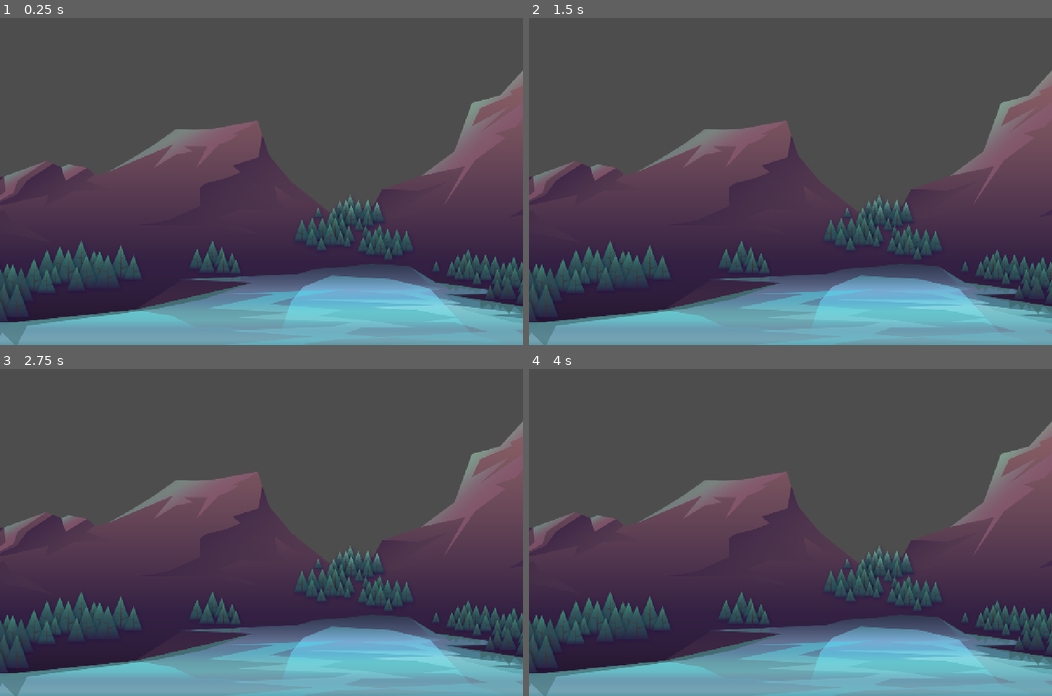
Above: before the commit, frames 1-4 (two rows, left to right).
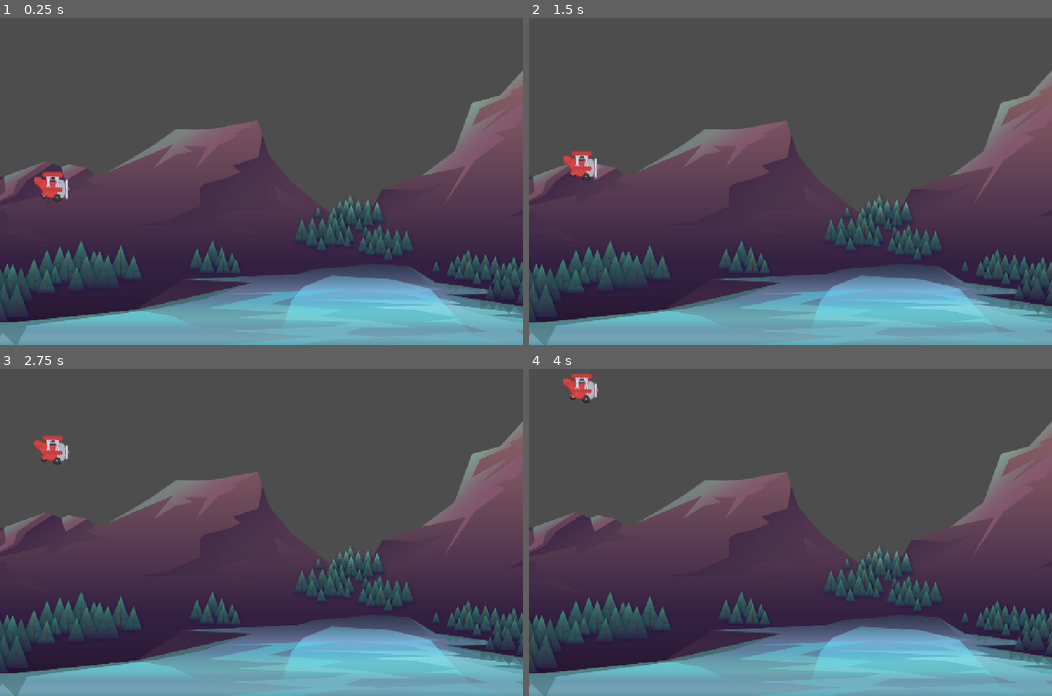
Above: after the commit, the same moments.

Repository: Edwin-Aguirre/Tappy-Plane
Game: Godot game, scene res://scenes/game.tscn
Same seed, same stepped clock (60 frames per second), same inputs: the game is played once before the commit and once after it.
Inputs:
- Up to frame 1 (0.25 s): no input
- Up to frame 2 (1.5 s): tap Space (jump, bound only after the commit) at 0.6, 0.77, 1.07, 1.35 s
- Up to frame 3 (2.75 s): tap Space (jump, bound only after the commit) at 1.52, 1.82, 2.1 s
- Up to frame 4 (4 s): tap Space (jump, bound only after the commit) at 2.85, 3.02, 3.32, 3.6, 3.77 s

The runs differ from the first frame. In frame 1, 0.4% of the frame differs, in the area x 6-14%, y 47-57%; in frame 2, 0.4%; in frame 3, 0.4%; in frame 4, 0.4%.

Commit message:
Added Plane
-Added Plane Animation
-Added Plane Movement
-Added Top/Bottom Level Barriers

Diff:
--- a/project.godot
+++ b/project.godot
@@ -11,6 +11,7 @@
 [application]
 
 config/name="Tappy Plane"
+config/tags=PackedStringArray("udemy")
 run/main_scene="uid://c2c6suwfetb36"
 config/features=PackedStringArray("4.4", "Mobile")
 config/icon="res://icon.svg"
@@ -21,6 +22,15 @@
 window/size/viewport_height=800
 window/stretch/mode="canvas_items"
 
+[input]
+
+jump={
+"deadzone": 0.2,
+"events": [Object(InputEventKey,"resource_local_to_scene":false,"resource_name":"","device":-1,"window_id":0,"alt_pressed":false,"shift_pressed":false,"ctrl_pressed":false,"meta_pressed":false,"pressed":false,"keycode":0,"physical_keycode":32,"key_label":0,"unicode":32,"location":0,"echo":false,"script":null)
+, Object(InputEventMouseButton,"resource_local_to_scene":false,"resource_name":"","device":-1,"window_id":0,"alt_pressed":false,"shift_pressed":false,"ctrl_pressed":false,"meta_pressed":false,"button_mask":1,"position":Vector2(153, 10),"global_position":Vector2(162, 58),"factor":1.0,"button_index":1,"canceled":false,"pressed":true,"double_click":false,"script":null)
+]
+}
+
 [rendering]
 
 renderer/rendering_method="mobile"
--- /dev/null
+++ b/scenes/barrier.tscn
@@ -0,0 +1,16 @@
+[gd_scene load_steps=3 format=3 uid="uid://dfvkubsnp0rw8"]
+
+[sub_resource type="WorldBoundaryShape2D" id="WorldBoundaryShape2D_exqad"]
+normal = Vector2(0, 1)
+
+[sub_resource type="WorldBoundaryShape2D" id="WorldBoundaryShape2D_qfl2k"]
+
+[node name="Barrier" type="StaticBody2D"]
+
+[node name="CollisionShape2D2" type="CollisionShape2D" parent="."]
+position = Vector2(0, -10)
+shape = SubResource("WorldBoundaryShape2D_exqad")
+
+[node name="CollisionShape2D" type="CollisionShape2D" parent="."]
+position = Vector2(0, 800)
+shape = SubResource("WorldBoundaryShape2D_qfl2k")
--- a/scenes/game.tscn
+++ b/scenes/game.tscn
@@ -1,9 +1,16 @@
-[gd_scene load_steps=2 format=3 uid="uid://c2c6suwfetb36"]
+[gd_scene load_steps=4 format=3 uid="uid://c2c6suwfetb36"]
 
 [ext_resource type="Texture2D" uid="uid://c8cntb80w8mgt" path="res://assets/background/rocks_2.png" id="1_uwrxv"]
+[ext_resource type="PackedScene" uid="uid://bm2wkuy440jnh" path="res://scenes/plane.tscn" id="2_yqjtg"]
+[ext_resource type="PackedScene" uid="uid://dfvkubsnp0rw8" path="res://scenes/barrier.tscn" id="3_lnu2h"]
 
 [node name="Game" type="Node2D"]
 
 [node name="Rocks2" type="Sprite2D" parent="."]
 position = Vector2(651, 278)
 texture = ExtResource("1_uwrxv")
+
+[node name="Plane" parent="." instance=ExtResource("2_yqjtg")]
+position = Vector2(125, 380)
+
+[node name="Barrier" parent="." instance=ExtResource("3_lnu2h")]
--- /dev/null
+++ b/scenes/plane.tscn
@@ -0,0 +1,38 @@
+[gd_scene load_steps=7 format=3 uid="uid://bm2wkuy440jnh"]
+
+[ext_resource type="Texture2D" uid="uid://de73d52qimiyi" path="res://assets/plane/planeRed1.png" id="1_md2q8"]
+[ext_resource type="Script" uid="uid://cx0jbgrhmm3y8" path="res://scripts/plane.gd" id="1_n0b6s"]
+[ext_resource type="Texture2D" uid="uid://d0nbsdwcym34y" path="res://assets/plane/planeRed2.png" id="2_n0b6s"]
+[ext_resource type="Texture2D" uid="uid://cofrn7ysbcp2d" path="res://assets/plane/planeRed3.png" id="3_ec1pi"]
+
+[sub_resource type="SpriteFrames" id="SpriteFrames_gvt5p"]
+animations = [{
+"frames": [{
+"duration": 1.0,
+"texture": ExtResource("1_md2q8")
+}, {
+"duration": 1.0,
+"texture": ExtResource("2_n0b6s")
+}, {
+"duration": 1.0,
+"texture": ExtResource("3_ec1pi")
+}],
+"loop": true,
+"name": &"fly",
+"speed": 10.0
+}]
+
+[sub_resource type="CircleShape2D" id="CircleShape2D_md2q8"]
+radius = 35.0
+
+[node name="Plane" type="CharacterBody2D"]
+script = ExtResource("1_n0b6s")
+
+[node name="AnimatedSprite2D" type="AnimatedSprite2D" parent="."]
+sprite_frames = SubResource("SpriteFrames_gvt5p")
+animation = &"fly"
+autoplay = "fly"
+frame_progress = 0.683888
+
+[node name="CollisionShape2D" type="CollisionShape2D" parent="."]
+shape = SubResource("CircleShape2D_md2q8")
--- /dev/null
+++ b/scripts/plane.gd
@@ -0,0 +1,22 @@
+extends CharacterBody2D
+
+var gravity: float = ProjectSettings.get("physics/2d/default_gravity")
+var jump_force : float = -350.0
+
+# Called when the node enters the scene tree for the first time.
+func _ready() -> void:
+	pass # Replace with function body.
+
+
+# Called every frame. 'delta' is the elapsed time since the previous frame.
+func _process(_delta: float) -> void:
+	pass
+
+
+func _physics_process(delta: float) -> void:
+	velocity.y += gravity * delta
+
+	if (Input.is_action_just_pressed("jump")):
+		velocity.y = jump_force
+
+	move_and_slide()
Not shown, added: scripts/plane.gd.uid
